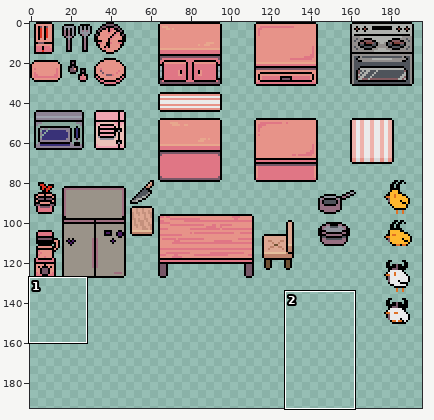
Sprite sheet -- Assets/Sprites/Kitchen.png. The picture above shows the old version from afar; the outline marks the close-up.
Close-up. Before:
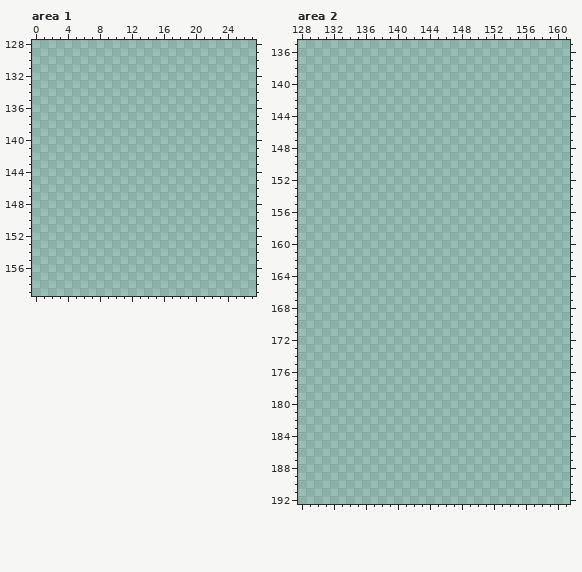
The file is 200x200 pixels. Colours within 5 levels of each other are drawn and written as one. Shown: area 1: x 0..27, y 128..159; area 2: x 128..161, y 135..192. The wide view leaves out empty margins. The commit also changed other parts of the picture, which this record leaves out.
After:
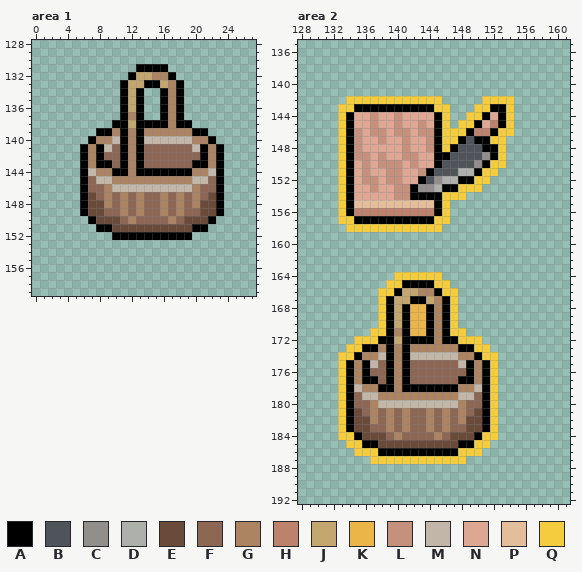
Palette (. is transparent): A #000000  B #4f545b  C #928e8c  D #aeb0ac  E #6a4a39  F #8d6753  G #ac8462  H #bd826b  J #c3a76f  K #ebb547  L #c5917d  M #c2b6a8  N #dda792  P #e4be9b  Q #f4cd3e
Edits made:
Changed rows in their new state; - is an unchanged pixel.
Area 1:
first column x 6:
131 -------AAAA-------
132 ------AJJGGA------
133 -----AJJAAJGA-----
134 -----AJA--AGA-----
135 -----AJA--AGA-----
136 -----AJA--AGA-----
137 -----AGA--AGA-----
138 ----AAJAAAAGAA----
139 --AAGAGAGGGGGGAA--
140 -AGGMAGAMMMMMMGGA-
141 AGAMFAGAFFFFFFMAGA
142 AGAFFAGAFFFFFFFAGA
143 AGAAFAGAFFFFFFAAGA
144 AMGGAAGAAAAAAAGGMA
145 AFMMGGGGGGGGGGMMFA
146 AFFGMMMMMMMMMMGFFA
147 AEFGFGFGFFGFGFGFEA
148 AEEGFGFGFFGFGFGEEA
149 AEEFFGFGFFGFGFFEEA
150 -AEEEFGFFFFGFEEEA-
151 --AAEEEEEEEEEEAA--
152 ----AAAAAAAAAA----
Area 2:
first column x 133:
142 -QQQQQQQQQQQQ-----QQQQ
143 QQAAAAAAAAAAQQ---QQAAQ
144 QANNLNNLNNNNAQ--QQANAQ
145 QANNLNNLNNLNAQ-QQANHAQ
146 QALNLLNLLNLLAQQQAHHAQQ
147 QALNNLNNLNNLAQQABAAQQ-
148 QALNNNNNLNNLAQABBBAAQ-
149 QALLNLNNLLNNAABBBBCAQ-
150 QANLNLLLNLNNABBBBCAQQ-
151 QANLNNLLNNLABBBDDAQQ--
152 QANLLNLLNNABCDDAAQQ---
153 QANNLNNLLACCDAAQQQ----
154 QANNNNNLLAAAAQQQ------
155 QAPPPPPPPPPPAQ--------
156 QAHHHHHHHHHHAQ--------
157 QQAAAAAAAAAAQQ--------
158 -QQQQQQQQQQQQ---------
first column x 133:
164 -------QQQQQQ-------
165 ------QQAAAAQQ------
166 -----QQAJJGGAQQ-----
167 -----QAJJAAJGAQ-----
168 -----QAJAKKAGAQ-----
169 -----QAJAKKAGAQ-----
170 -----QAJAKKAGAQ-----
171 ----QQAGAKKAGAQQ----
172 --QQQAAJAAAAGAAQQQ--
173 -QQAAGAGAGGGGGGAAQQ-
174 QQAGGMAGAMMMMMMGGAQQ
175 QAGAMFAGAFFFFFFMAGAQ
176 QAGAFFAGAFFFFFFFAGAQ
177 QAGAAFAGAFFFFFFAAGAQ
178 QAMGGAAGAAAAAAAGGMAQ
179 QAFMMGGGGGGGGGGMMFAQ
180 QAFFGMMMMMMMMMMGFFAQ
181 QAEFGFGFGFFGFGFGFEAQ
182 QAEEGFGFGFFGFGFGEEAQ
183 QAEEFFGFGFFGFGFFEEAQ
184 QQAEEEFGFFFFGFEEEAQQ
185 -QQAAEEEEEEEEEEAAQQ-
186 --QQQAAAAAAAAAAQQQ--
187 ----QQQQQQQQQQQQ----
Pixel boxes of the changes (left, top, right, bottom) in both close-ups:
added: (80, 64, 224, 240)
added: (338, 96, 514, 232)
added: (338, 272, 498, 464)
